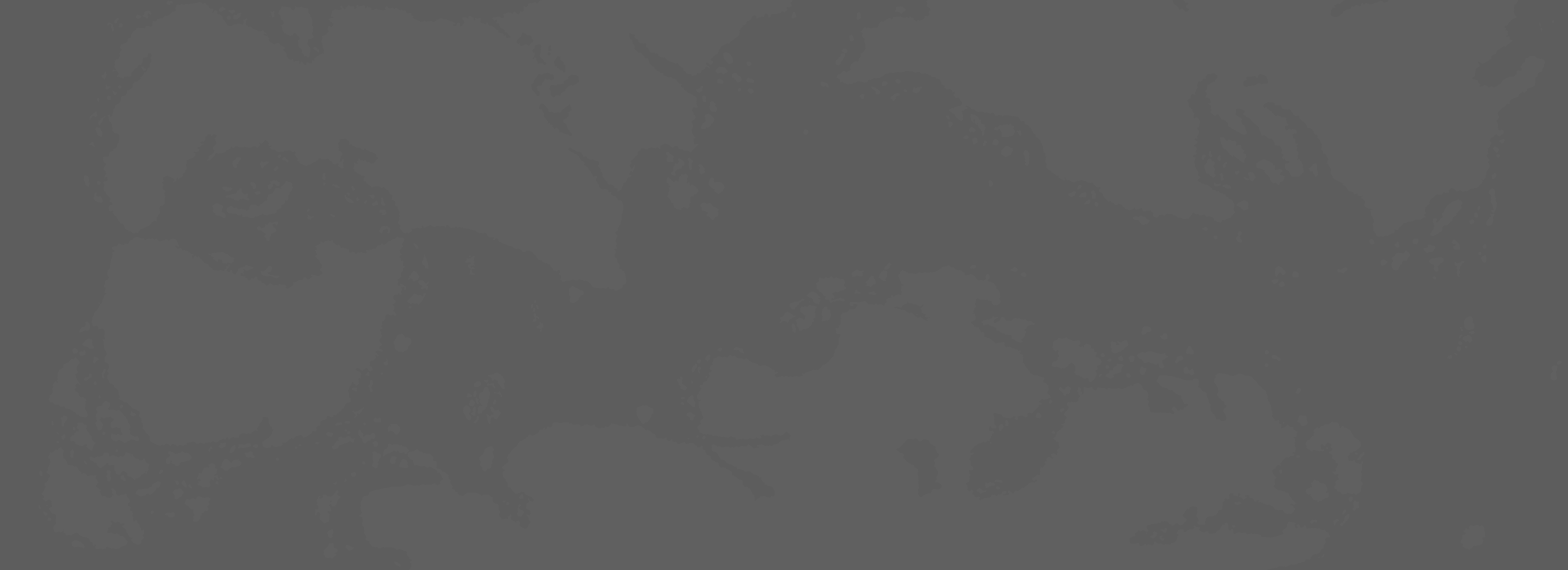
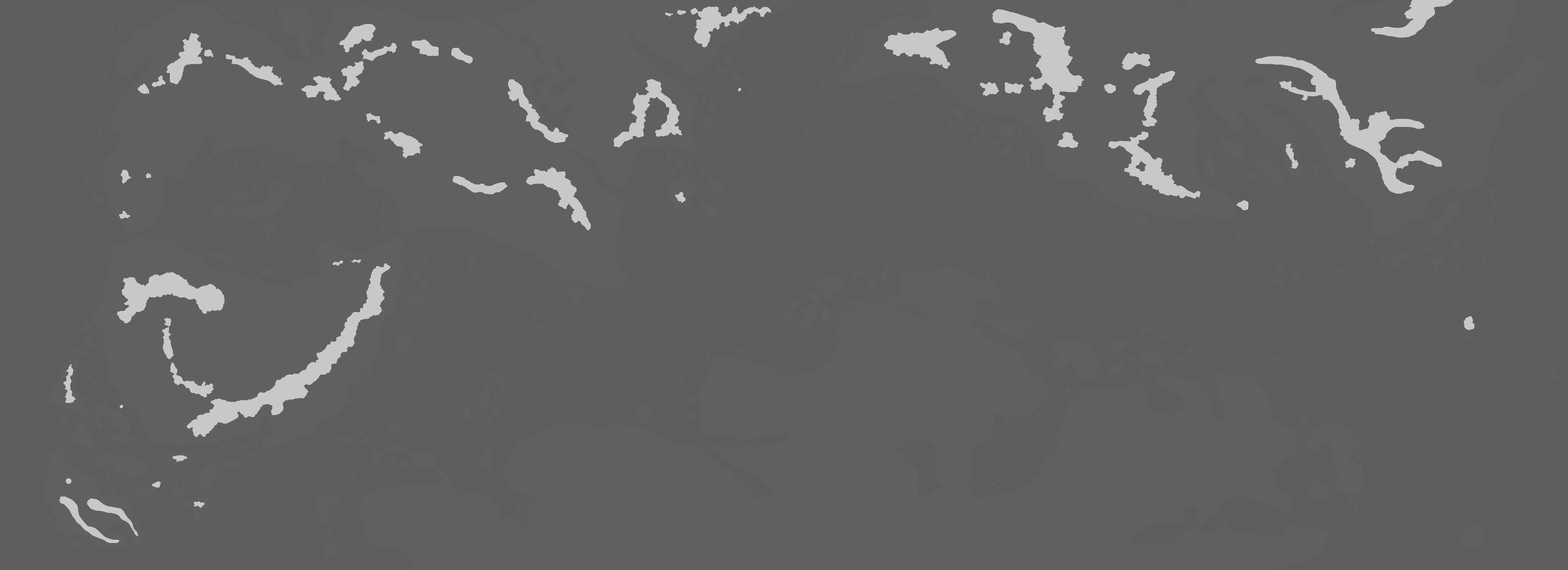
Revision of a layered 1568x570 image; what changed, layer by layer:
painted on "Pasted Layer #1" over left=59, top=0, right=1475, bottom=544
added layer "nationbordersformindman.png" above "north america borders neroxia" over left=59, top=0, right=1475, bottom=544
